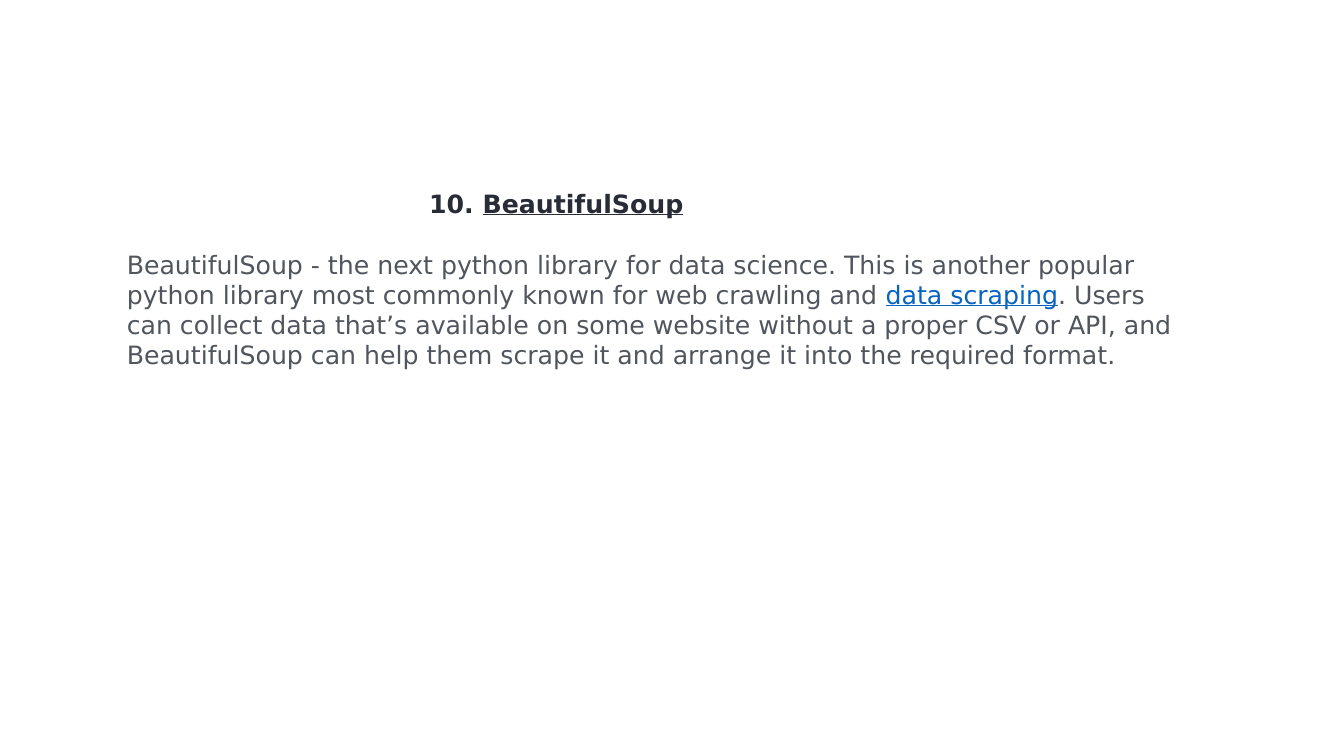
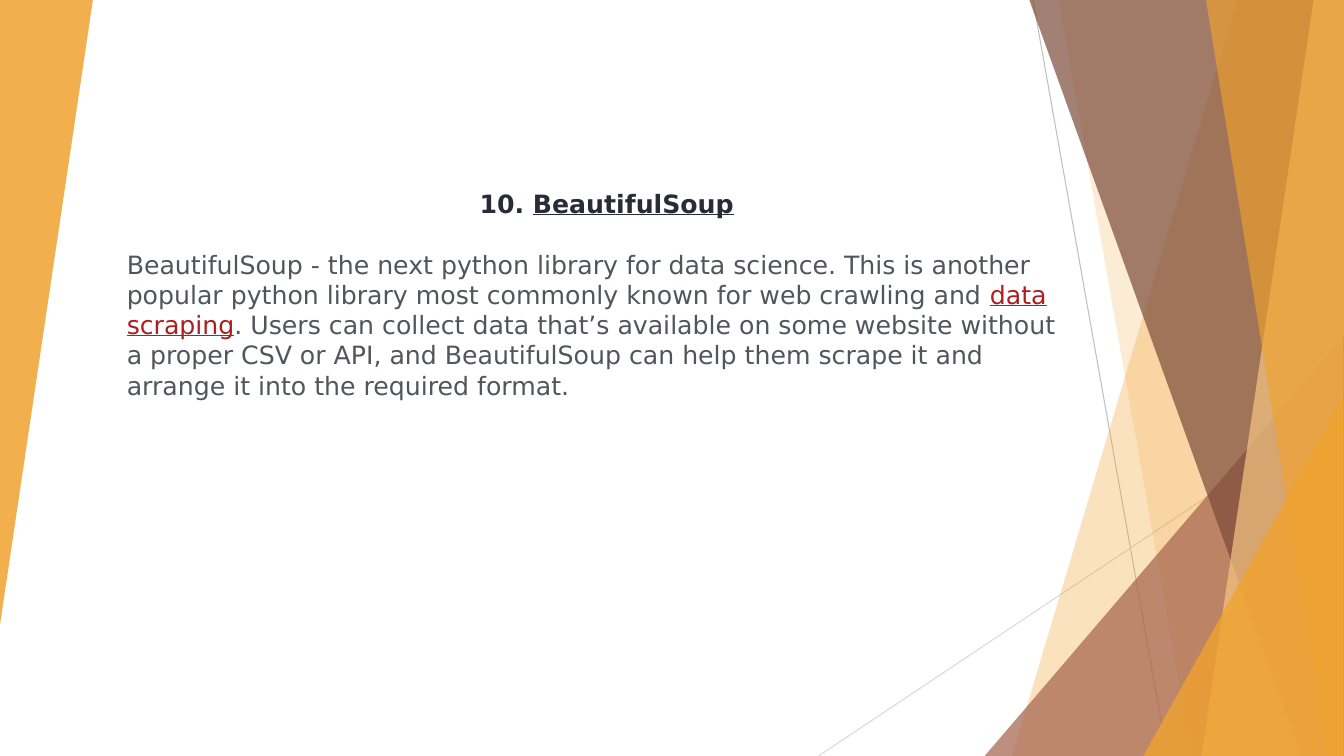
Before and after one commit to pallavimulik/Pallavi_DPDS202108, a slide deck: slide 11 of PythonTutorial/Presentation/PPtonlibraries.pptx. Drawn at 1344x756 pixels with LibreOffice and Linux fonts; fonts in the diff are those of the drawing. Boxes give left, top, right and bottom in pixels: in the first picture for what was removed or moved away, otherwise in the second. Text is boxed around its words. In the diff, an @@ line names an element or a change of style, - is before the commit and + after.

```diff
--- a/PythonTutorial/Presentation/PPtonlibraries.pptx
+++ b/PythonTutorial/Presentation/PPtonlibraries.pptx
@@ group added at <box>0,0,1344,756</box>: 5 freeform shapes, 3 triangles, 2 lines @@
@@ text at <box>127,255,1056,401</box>: text colour #0563C1 to #AD1F1F in "data scraping." @@
```
Also in this commit, not shown: 10 other slides changed, 2 other files.
